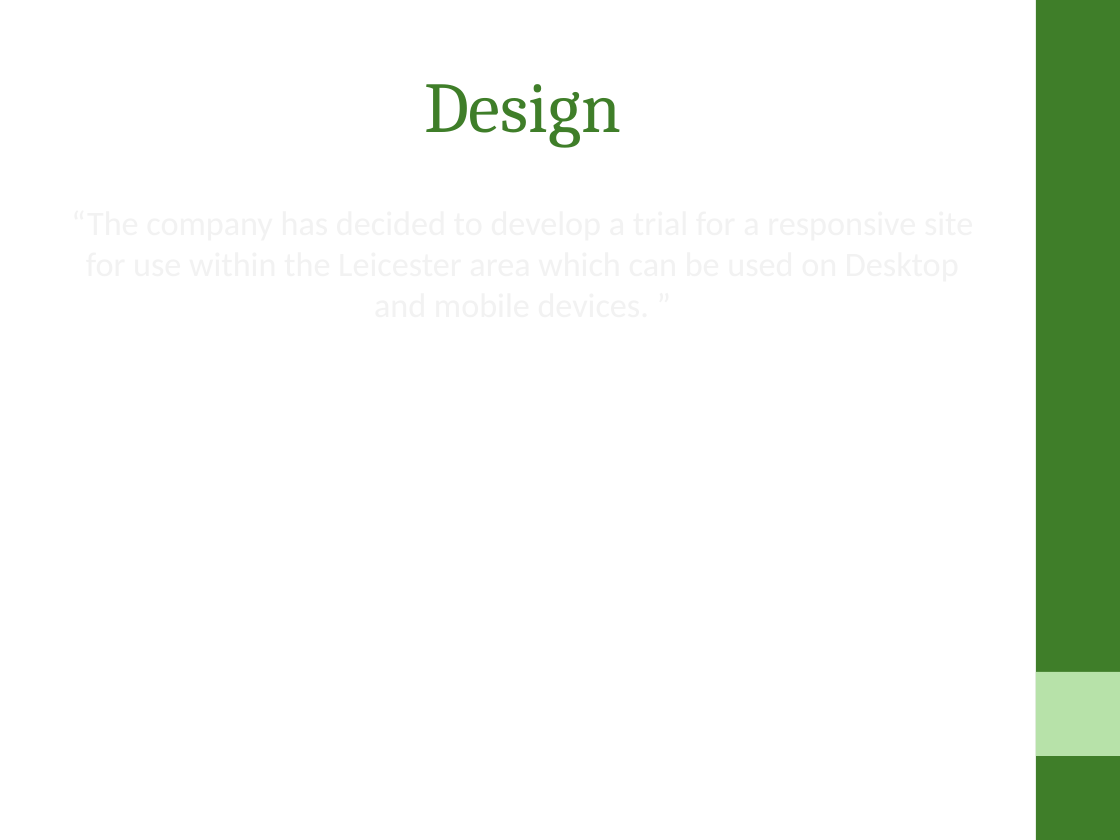
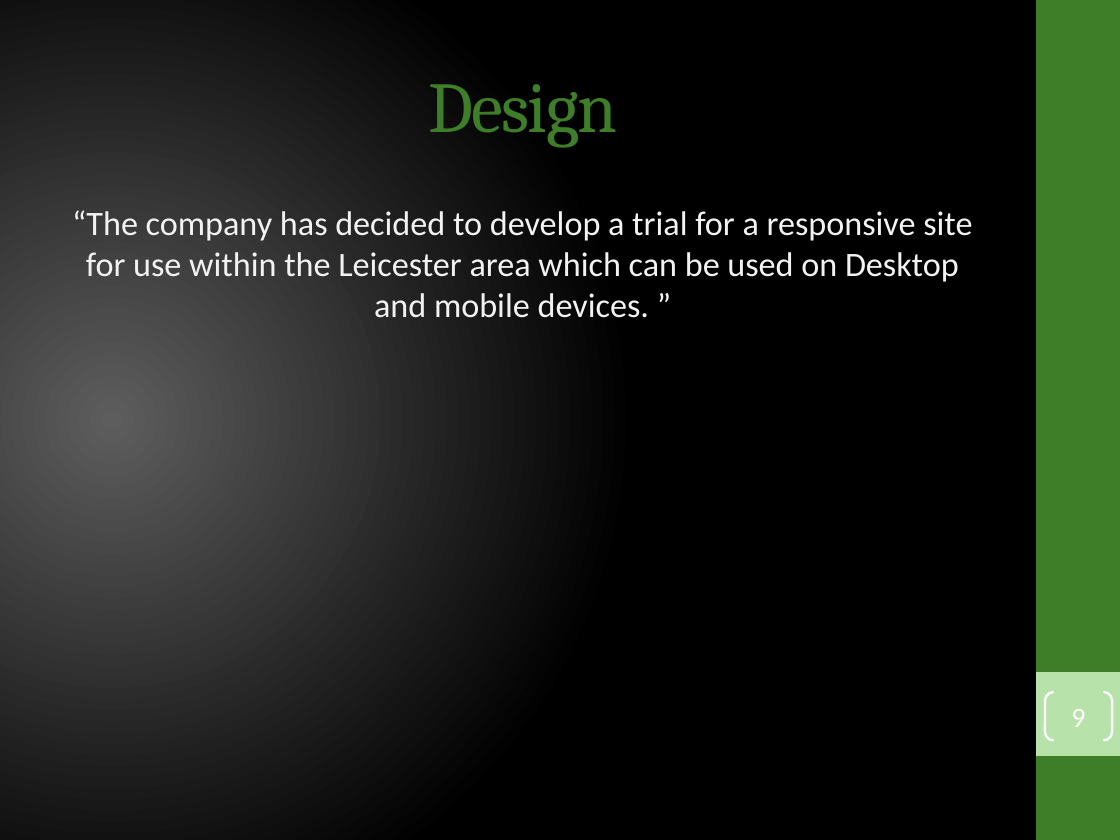
Before and after one commit to ahtif/FlatFinder, a slide deck: slide 9 of admin/presentation/Presentation for Flat Finder Application.pptx. Drawn at 1120x840 pixels with LibreOffice and Linux fonts; fonts in the diff are those of the drawing. Boxes give left, top, right and bottom in pixels: in the first picture for what was removed or moved away, otherwise in the second. Text is boxed around its words. In the diff, an @@ line names an element or a change of style, - is before the commit and + after.

Commit message:
Fixed colours

```diff
--- a/admin/presentation/Presentation for Flat Finder Application.pptx
+++ b/admin/presentation/Presentation for Flat Finder Application.pptx
@@ background #FFFFFF to gradient #5E5E5E to #000000 @@
@@ title "Design" at <box>428,84,617,147</box>: letter spacing 0 to -1 pt @@
@@ text added at <box>72,210,972,318</box>, 22 pt, text #F2F2F2 @@
+“The company has decided to develop a trial for a responsive site for use within the Leicester area which can be used on Desktop and mobile devices. ”
@@ page number added at <box>1045,692,1112,740</box>, outline #FFFFFF 1.5 pt, 18 pt, text #FFFFFF @@
+9
```
Also in this commit, not shown: 9 other slides changed, 1 slide removed.
